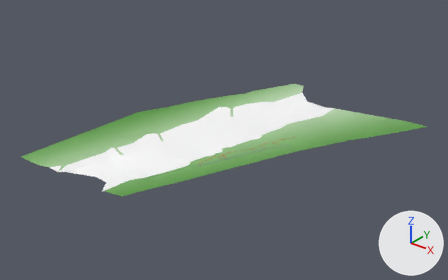
The FBX model Assets/Art/3D/Environment/StCharles.fbx: old version first, new version second.
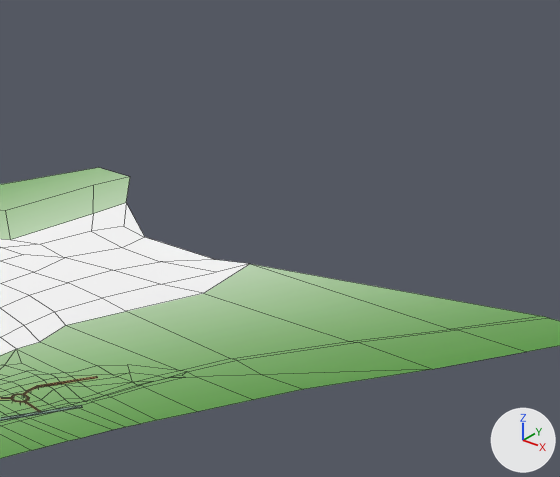
Each version is shown whole from a 50 mm camera at (1733.0, -2386.0, 1452.0) aimed at (-150.0, -33.0, -7.0), then close up on the part from 60% to 92% of the width and 14% to 58% of the height. Every picture has the same lights, and +X, +Y and +Z are marked at lower right. The close-ups show mesh edges as thin lines. Where no turn or scale is listed for an object, it has been applied to the vertices. Vertices at the same position are counted once.

The scene before the commit, as lines of its bpy script (objects in view):
```python
me_plane_005 = bpy.data.meshes.new('Plane.005')
me_plane_005.from_pydata(...)  # 1065 vertices, 963 faces; spans x -810.0..645.0, y -851.0..896.0, z -26.0..22.0
# faces by material slot: [400, 301, 262]
me_plane_005.materials.append(mat_palette)  # picture img_paletteg_png
me_plane_005.materials.append(mat_palettetransparent)  # picture img_paletteg_png
me_plane_005.materials.append(mat_water)  # its picture is missing
ob_stcharles = bpy.data.objects.new('StCharles', me_plane_005)
ob_stcharles.location = (0.0, 0.0, 0.0)
```
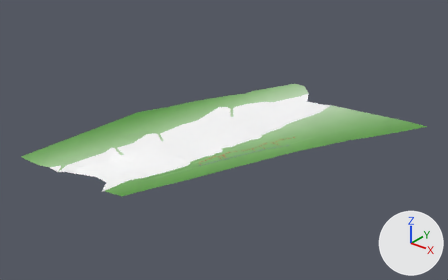
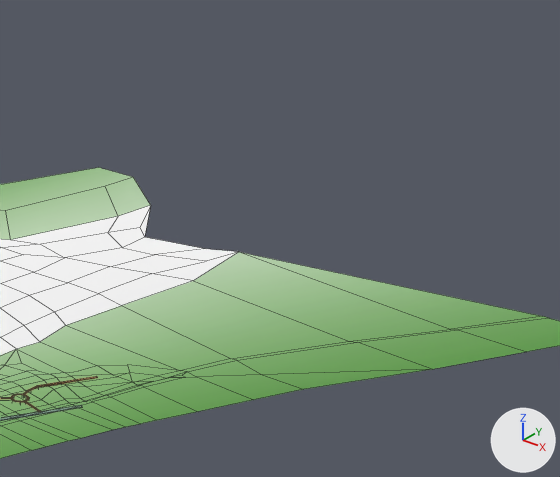
Where the change shows, as pixel boxes [x1, y1, x2, y2] in the close-ups (560 x 477 px; the box of a moved part takes in the faces that stretch with it):
part 1 of me_plane_005, moved or reshaped
    both: [0, 167, 541, 370]

What the commit changed:
me_plane_005 has 1065 vertices, 963 faces and spans x -810.0..645.0, y -851.0..896.0, z -26.0..22.0.
me_plane_005 is used by ob_stcharles; location (0.0, 0.0, 0.0).
Part 1, on me_plane_005:
Vertex 0 of me_plane_005 moves from (-185.0, 810.0, -2.0) at pixel (126, 202) to (-148.0, 826.0, -2.0) at pixel (150, 205).
Vertex 1 of me_plane_005 moves from (-198.0, 732.0, 0.0) at pixel (93, 213) to (-162.0, 748.0, 0.0) at pixel (118, 216).
Vertex 19 of me_plane_005 moves from (108.0, 699.0, 4.0) at pixel (250, 263) to (71.0, 730.0, 4.0) at pixel (239, 251).
Vertex 224 of me_plane_005 moves from (106.0, 565.0, 0.0) at pixel (203, 293) to (69.0, 596.0, 0.0) at pixel (193, 280).
Vertex 233 of me_plane_005 moves from (-232.0, 896.0, 7.0) at pixel (130, 176) to (-227.0, 898.0, 7.0) at pixel (133, 177).
Vertex 234 of me_plane_005 moves from (-259.0, 826.0, 7.0) at pixel (93, 185) to (-241.0, 834.0, 7.0) at pixel (105, 186).
Vertex 263 of me_plane_005 moves from (50.0, 436.0, 0.0) at pixel (125, 311) to (33.0, 449.0, 0.0) at pixel (121, 305).
Vertex 516 of me_plane_005 moves from (32.0, 563.0, -4.0) at pixel (160, 284) to (0.0, 589.0, -4.0) at pixel (151, 273).
Vertex 522 of me_plane_005 moves from (-135.0, 724.0, -3.0) at pixel (123, 226) to (-111.0, 735.0, -3.0) at pixel (139, 227).
Vertex 523 of me_plane_005 moves from (-167.0, 678.0, -5.0) at pixel (91, 231) to (-143.0, 689.0, -5.0) at pixel (107, 232).
Vertex 535 of me_plane_005 moves from (-9.0, 463.0, -4.0) at pixel (101, 298) to (-22.0, 474.0, -4.0) at pixel (98, 293).
Vertex 612 of me_plane_005 moves from (76.0, 651.0, -2.0) at pixel (216, 272) to (43.0, 679.0, -2.0) at pixel (206, 261).
Vertex 625 of me_plane_005 moves from (-55.0, 565.0, -6.0) at pixel (112, 270) to (-67.0, 575.0, -6.0) at pixel (109, 266).
Vertex 626 of me_plane_005 moves from (51.0, 690.0, -1.0) at pixel (215, 259) to (18.0, 718.0, -1.0) at pixel (205, 248).
Vertex 673 of me_plane_005 moves from (-16.0, 640.0, -5.0) at pixel (160, 261) to (-38.0, 658.0, -5.0) at pixel (154, 254).
